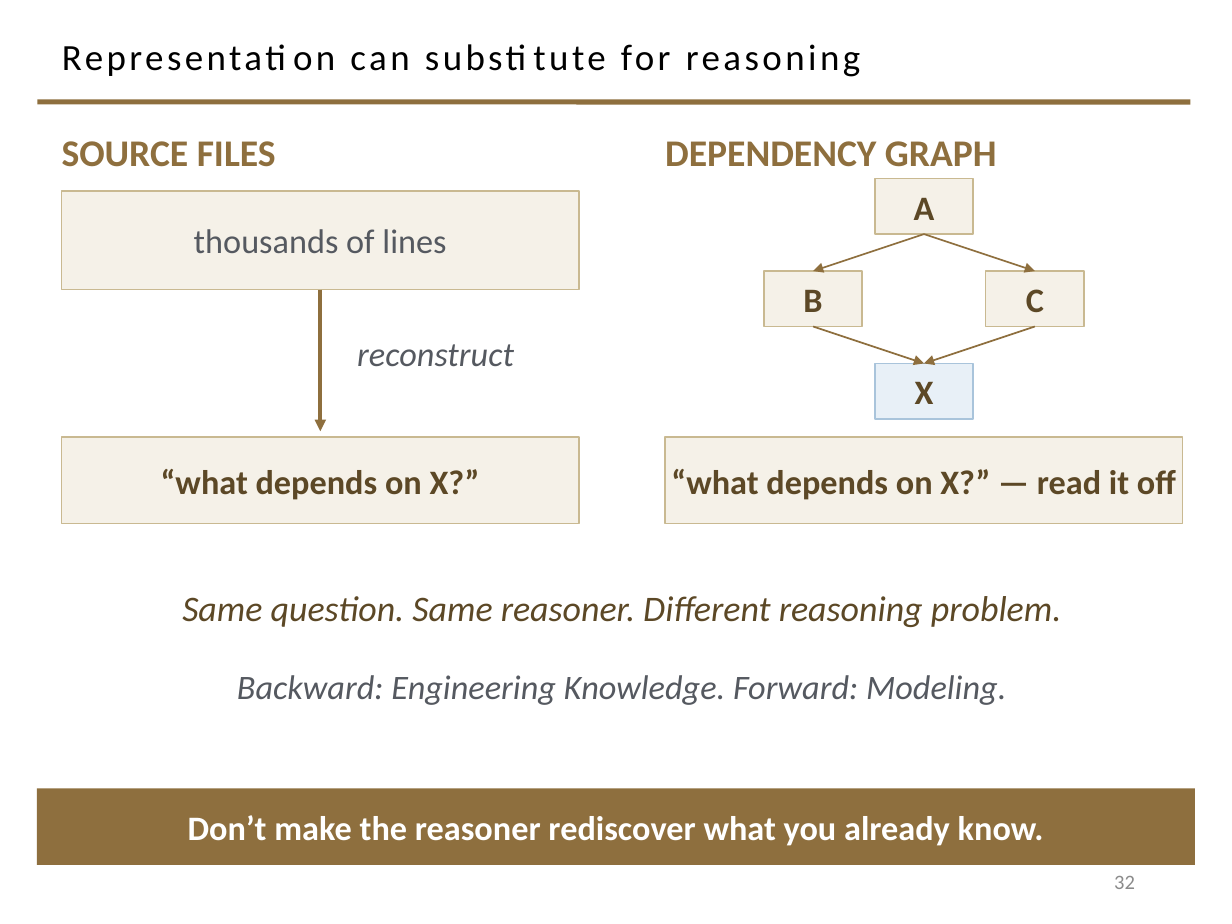
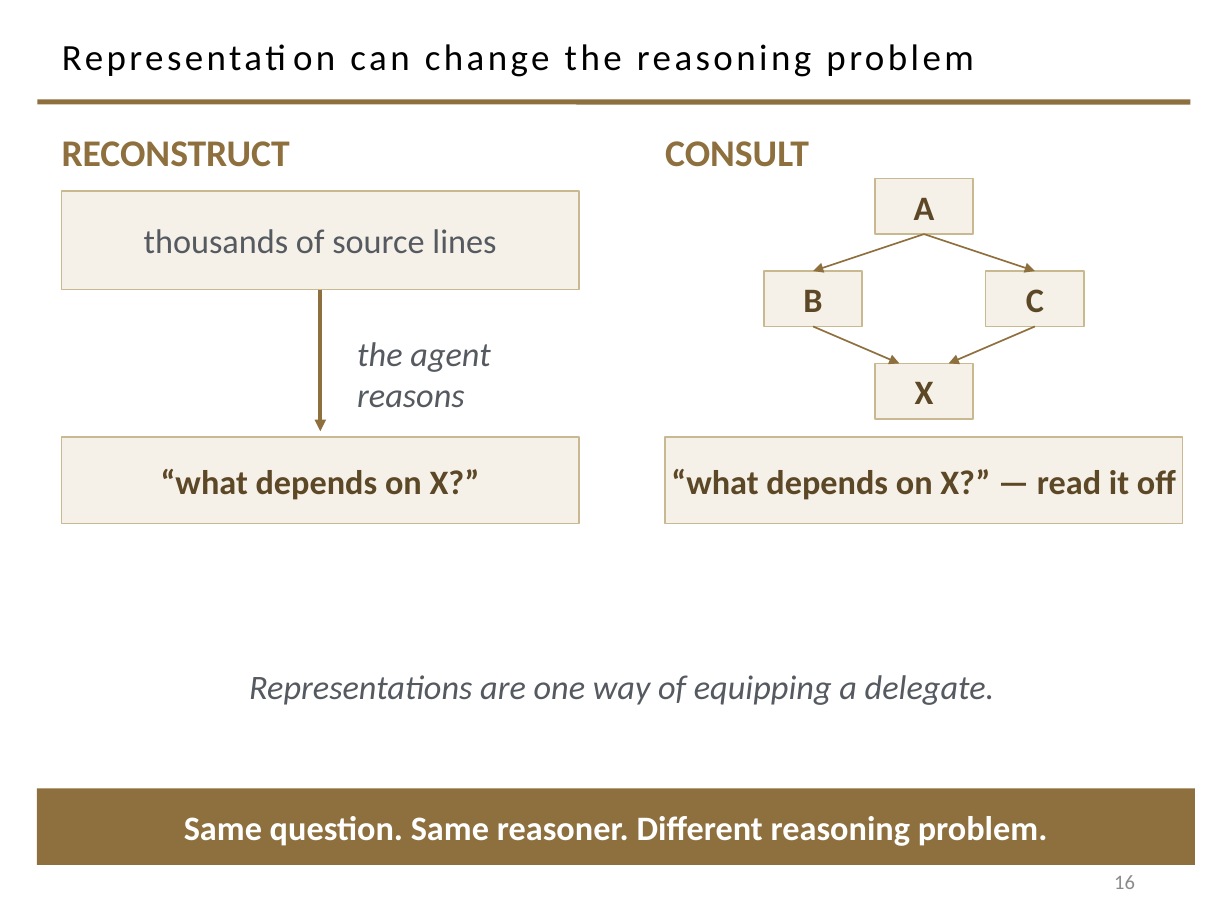
Before and after one commit to davisjam/model-based-agentic-software-engineering, a slide deck: slide 16 of course/lectures/act-2-delegation-and-control/01-delegation/2-1-Agents.pptx (slide 32 before the commit). Drawn at 1232x924 pixels with LibreOffice and Linux fonts; fonts in the diff are those of the drawing; background and template pictures are left out. Boxes give left, top, right and bottom in pixels: in the first picture for what was removed or moved away, otherwise in the second. Text is boxed around its words. In the diff, an @@ line names an element or a change of style, - is before the commit and + after.

```diff
--- a/course/lectures/act-2-delegation-and-control/01-delegation/2-1-Agents.pptx
+++ b/course/lectures/act-2-delegation-and-control/01-delegation/2-1-Agents.pptx
@@ title at (350, 44, 973, 77): text changed @@
-Representation can substitute for reasoning
+Representation can change the reasoning problem
@@ text at (62, 141, 290, 167): text changed @@
-SOURCE FILES
+RECONSTRUCT
@@ text at (665, 141, 809, 167): text changed @@
-DEPENDENCY GRAPH
+CONSULT
@@ text in rectangle at (144, 229, 496, 253): text changed @@
-thousands of lines
+thousands of source lines
@@ arrow moved from (813, 326) - (924, 363) to (813, 326) - (899, 363) @@
@@ arrow moved from (1035, 326) - (924, 363) to (1035, 326) - (949, 363) @@
@@ text at (357, 342, 490, 407): text changed @@
-reconstruct
+the agent reasons
@@ rectangle "X" at (875, 363, 973, 419): fill #E8F0F7 to #F5F1E8; outline #A9C4DB 1 pt to #C9B991 1 pt @@
@@ text removed at (182, 596, 1062, 627) @@
-Same question. Same reasoner. Different reasoning problem.
@@ text at (249, 675, 995, 705): text changed @@
-Backward: Engineering Knowledge. Forward: Modeling.
+Representations are one way of equipping a delegate.
@@ text in rectangle at (184, 816, 1048, 846): text changed @@
-Don’t make the reasoner rediscover what you already know.
+Same question. Same reasoner. Different reasoning problem.
@@ page number at (1114, 875, 1135, 889): text changed @@
-32
+16
```
Also in this commit, not shown: 8 other slides changed, 23 slides added, 30 slides removed, 1 other file.
